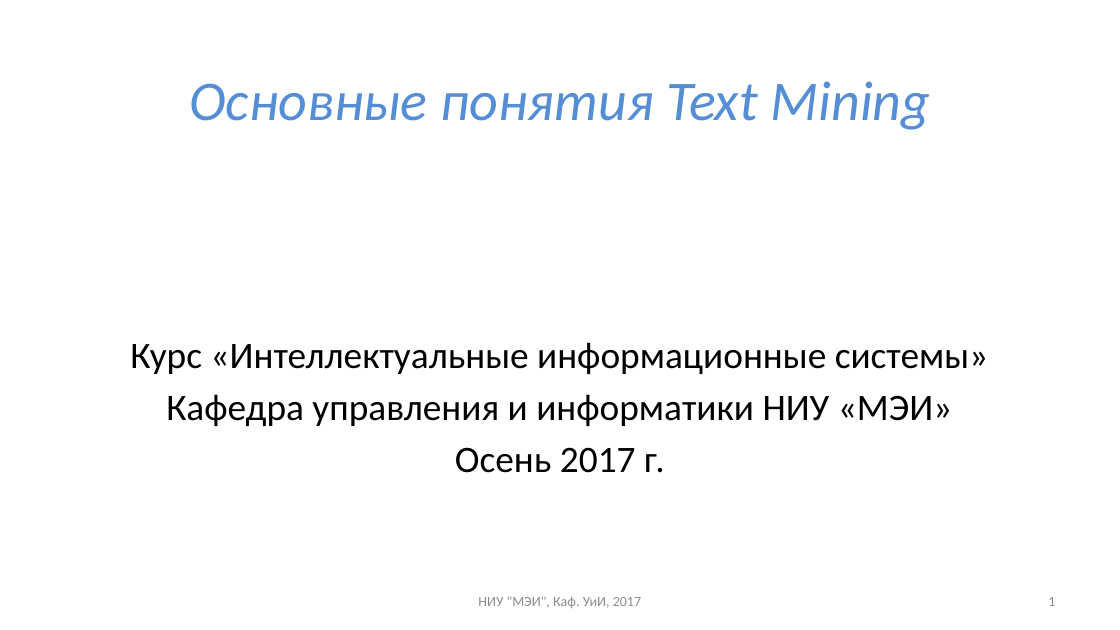
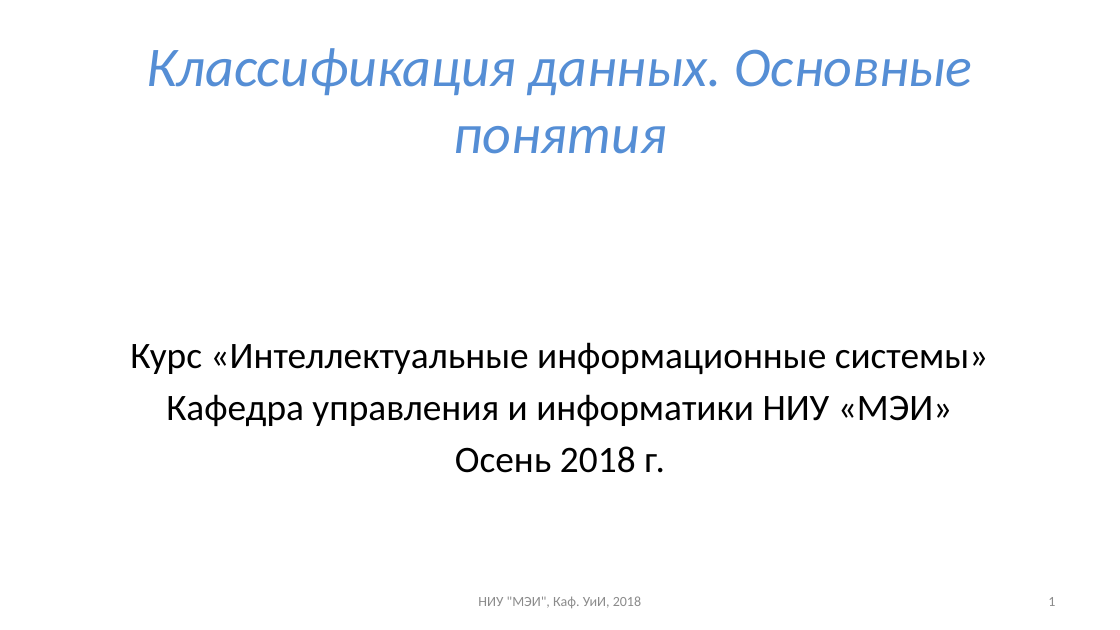
Before and after one commit to uii-mpei/uii-mpei.github.io, a slide deck: slide 1 of study/courses/iis/IIS_lec_2.pptx. Drawn at 1120x630 pixels with LibreOffice and Linux fonts; fonts in the diff are those of the drawing. Boxes give left, top, right and bottom in pixels: in the first picture for what was removed or moved away, otherwise in the second. Text is boxed around its words. In the diff, an @@ line names an element or a change of style, - is before the commit and + after.

```diff
--- a/study/courses/iis/IIS_lec_2.pptx
+++ b/study/courses/iis/IIS_lec_2.pptx
@@ title at (x1=146, y1=48, x2=972, y2=154): text changed @@
-Основные понятия Text Mining
+Классификация данных. Основные понятия
@@ text at (x1=455, y1=446, x2=665, y2=473): text changed @@
-Осень 2017 г.
+Осень 2018 г.
@@ text at (x1=478, y1=596, x2=641, y2=608): text changed @@
-НИУ "МЭИ", Каф. УиИ, 2017
+НИУ "МЭИ", Каф. УиИ, 2018
```
Also in this commit, not shown: 7 other slides changed, 7 slides added, 15 slides removed, 2 other files.
